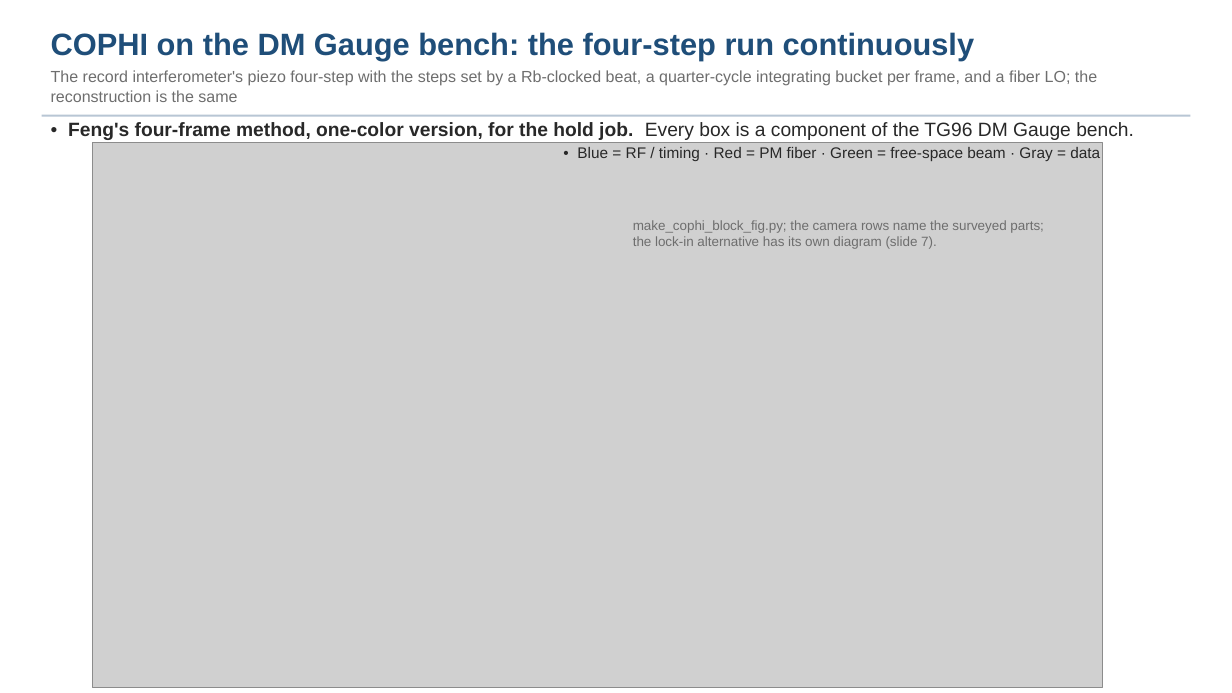
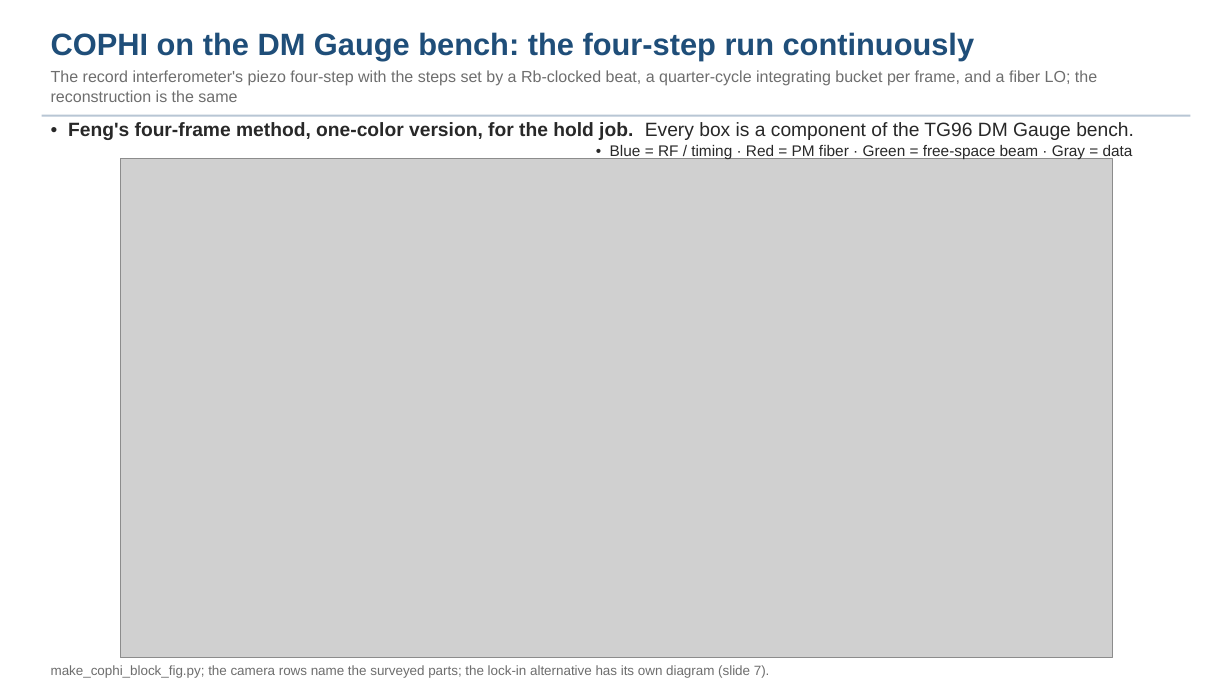
Before and after one commit to nasa-jpl/macos, a slide deck: slide 3 of demo_session/deck_cophi.pptx. Drawn at 1232x693 pixels with LibreOffice and Linux fonts; fonts in the diff are those of the drawing; grey boxes stand for pictures. Boxes give left, top, right and bottom in pixels: in the first picture for what was removed or moved away, otherwise in the second. Text is boxed around its words. In the diff, an @@ line names an element or a change of style, - is before the commit and + after.

```diff
--- a/demo_session/deck_cophi.pptx
+++ b/demo_session/deck_cophi.pptx
@@ text "• Blue = RF / ...": place and size @@
-text "• Blue = RF / ..." at box(577, 147, 1100, 161)
+text "• Blue = RF / ..." at box(610, 145, 1133, 160)
@@ picture: place and size @@
-picture at box(92, 142, 1103, 688)
+picture at box(120, 159, 1113, 658)
@@ text "make_cophi_block_fig.py; the camera rows name ..." rewrapped from box(633, 220, 1043, 249) to box(51, 665, 770, 678) @@
```
Also in this commit, not shown: 3 other slides changed, 11 other files.
